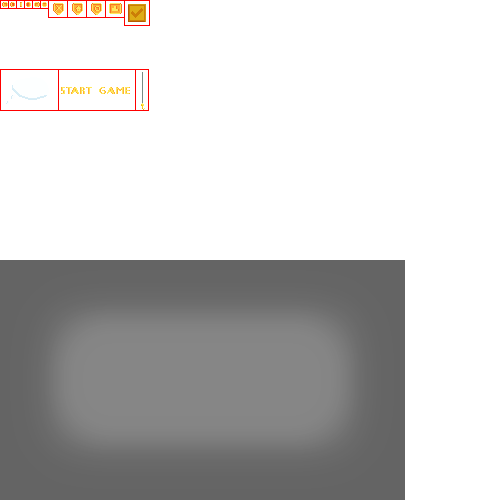
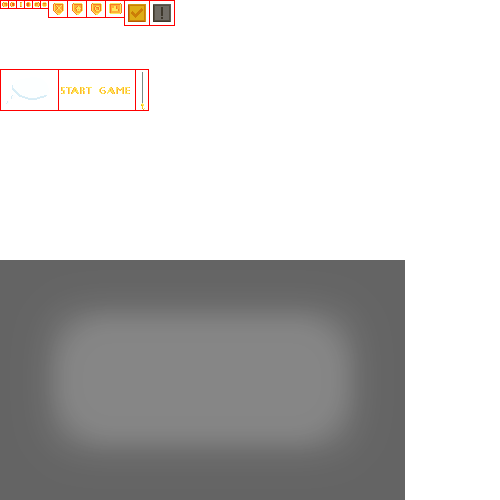
Comparing the layer stacks of the two w=500, h=500 images. Changes:
added layer "Рамка заблокировано" above "Фон меню персонажей" over [153, 4, 171, 22]
added layer "Рамка 7" above "Рамка 6" over [150, 0, 175, 26]
